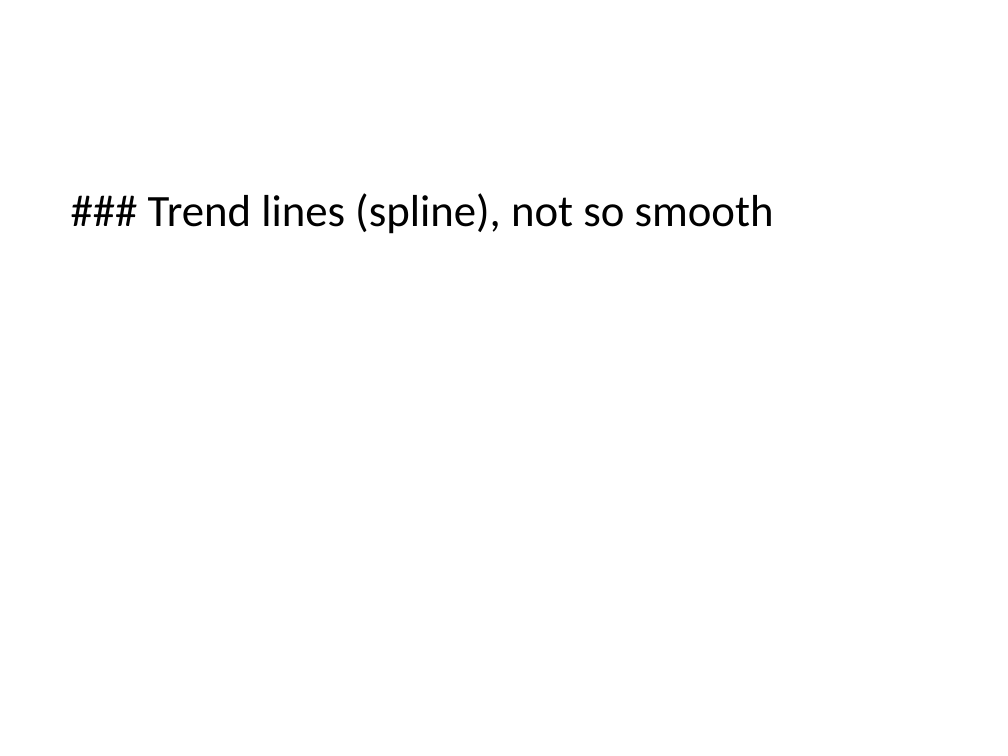
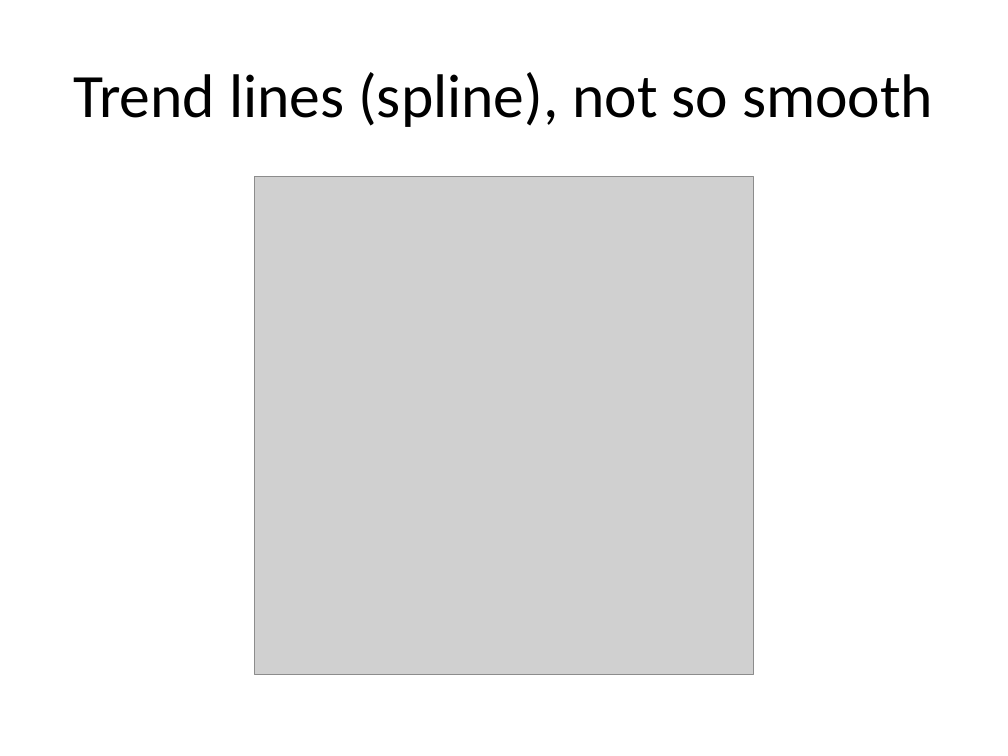
Before and after one commit to pmean/data-visualization, a slide deck: slide 36 of data-viz-03/src/data-visualization-03-lines.pptx (slide 38 before the commit). Drawn at 1008x756 pixels with LibreOffice and Linux fonts; fonts in the diff are those of the drawing; grey boxes stand for pictures. Boxes give left, top, right and bottom in pixels: in the first picture for what was removed or moved away, otherwise in the second. Text is boxed around its words. In the diff, an @@ line names an element or a change of style, - is before the commit and + after.

```diff
--- a/data-viz-03/src/data-visualization-03-lines.pptx
+++ b/data-viz-03/src/data-visualization-03-lines.pptx
@@ title "Trend lines (spline), not so ..." at box(73, 72, 933, 127): vertical alignment top to middle @@
@@ title at box(73, 72, 933, 127): text changed; size 32 to 44 pt @@
-### Trend lines (spline), not so smooth
+Trend lines (spline), not so smooth
@@ picture added at box(255, 176, 753, 674) @@
```
Also in this commit, not shown: 17 other slides changed, 1 slide added, 4 slides removed, 44 other files.
